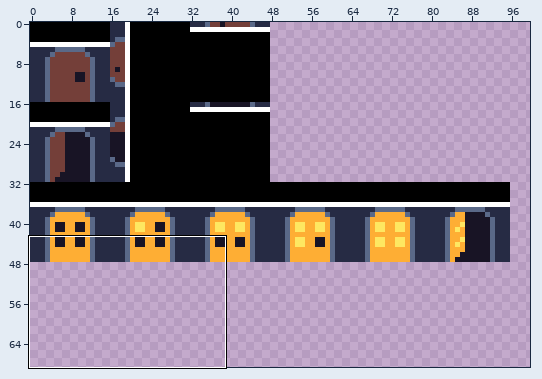
Edited in one commit: pixel-art file (Adumbration/Content/AsepriteFiles/spritesheet.aseprite). Above: a wide view before the commit, with the close-up outlined.
Close-up. Earlier state:
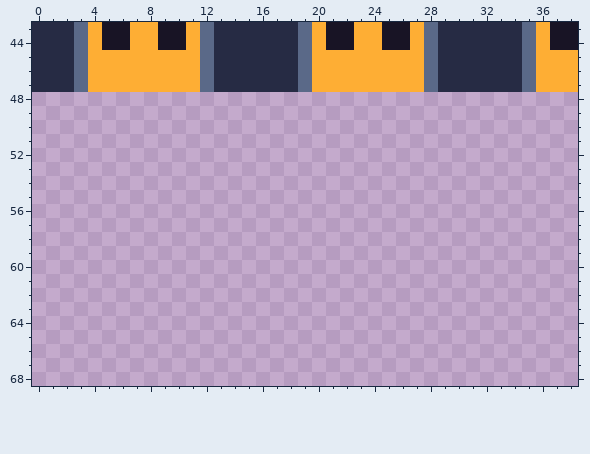
144x80 pixels, 1 frame. Colours within 5 levels of each other are drawn and written as one. Shown: x 0..38, y 43..68. The wide view leaves out empty margins.
And afterwards:
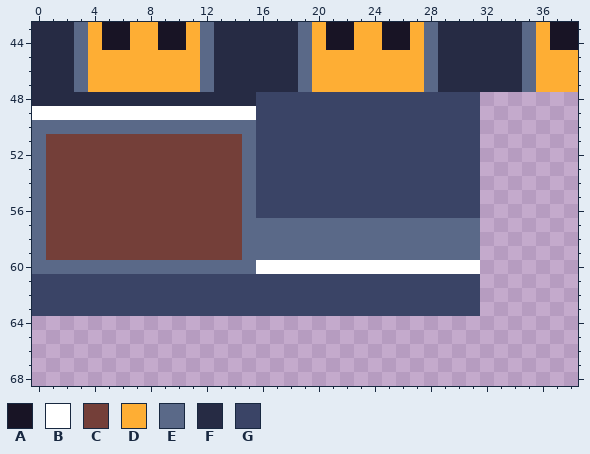
Palette (. is transparent): A #181425  B #ffffff  C #743f39  D #feae34  E #5a6988  F #262b44  G #3a4466
Change:
Changed rows in their new state; - is an unchanged pixel.
Layer "doors":
first column x 0:
48 FFFFFFFFFFFFFFFFGGGGGGGGGGGGGGGG
49 BBBBBBBBBBBBBBBBGGGGGGGGGGGGGGGG
50 EEEEEEEEEEEEEEEEGGGGGGGGGGGGGGGG
51 ECCCCCCCCCCCCCCEGGGGGGGGGGGGGGGG
52 ECCCCCCCCCCCCCCEGGGGGGGGGGGGGGGG
53 ECCCCCCCCCCCCCCEGGGGGGGGGGGGGGGG
54 ECCCCCCCCCCCCCCEGGGGGGGGGGGGGGGG
55 ECCCCCCCCCCCCCCEGGGGGGGGGGGGGGGG
56 ECCCCCCCCCCCCCCEGGGGGGGGGGGGGGGG
57 ECCCCCCCCCCCCCCEEEEEEEEEEEEEEEEE
58 ECCCCCCCCCCCCCCEEEEEEEEEEEEEEEEE
59 ECCCCCCCCCCCCCCEEEEEEEEEEEEEEEEE
60 EEEEEEEEEEEEEEEEBBBBBBBBBBBBBBBB
61 GGGGGGGGGGGGGGGGGGGGGGGGGGGGGGGG
62 GGGGGGGGGGGGGGGGGGGGGGGGGGGGGGGG
63 GGGGGGGGGGGGGGGGGGGGGGGGGGGGGGGG
Boxes around the changes in both close-ups, in picture pixels (x1, y1, x2, y2):
added: (32, 92, 480, 316)
